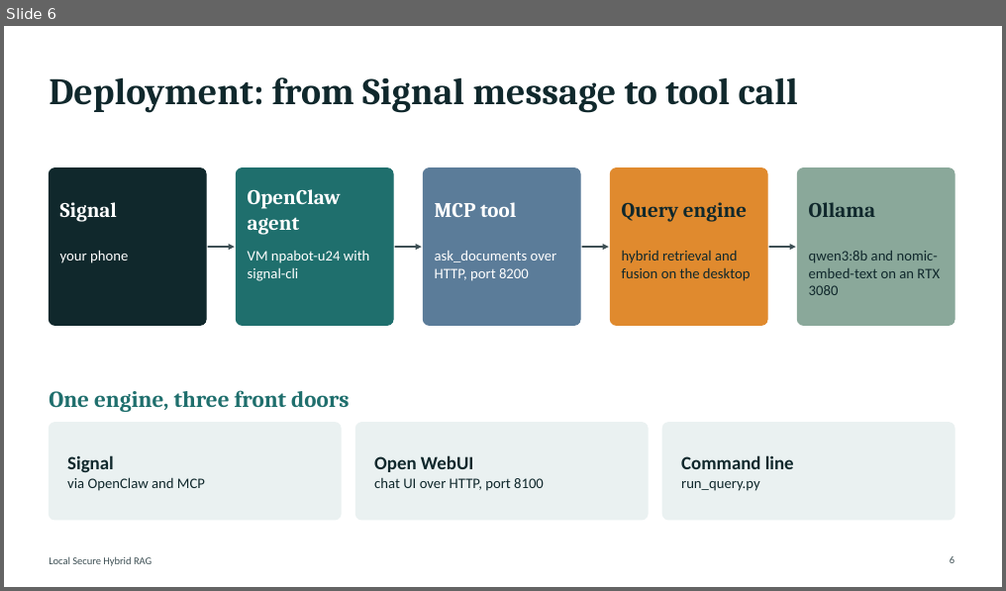
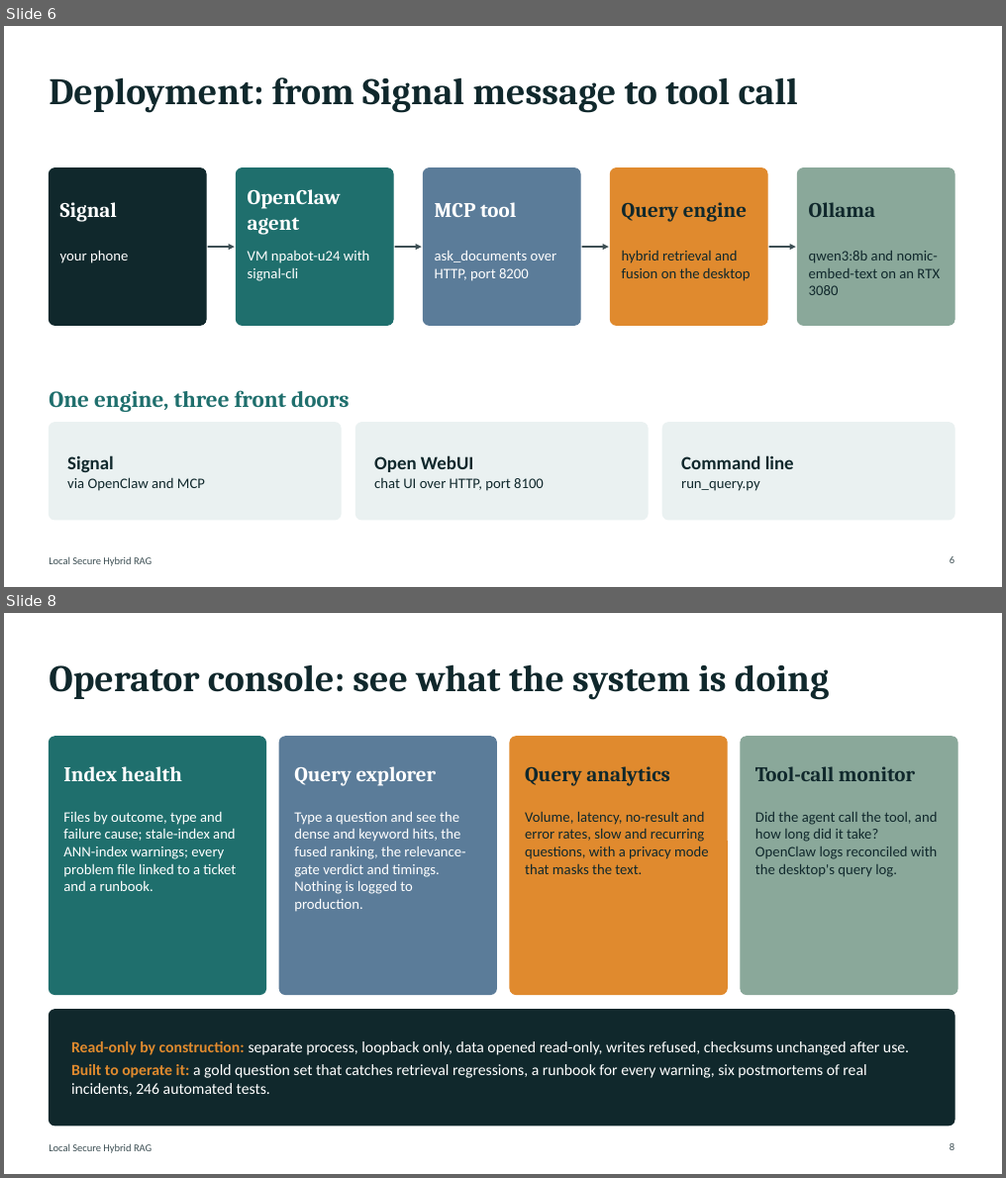
Before and after one commit to npwa/hybrid_rag, a slide deck: Doc/Hybrid_RAG_overview.pptx. Shown one above the other, each under a label of ours: slide 6 before the commit, slides 6 and 8 after it; the slides between them are not shown. The pictures are 1006x591 and 1006x1178 pixels, drawn with LibreOffice and Linux fonts; fonts in the diff are those of the drawing. Boxes give left, top, right and bottom in pixels: in the first picture for what was removed or moved away, otherwise in the second. Text is boxed around its words. In the diff, an @@ line names an element or a change of style, - is before the commit and + after.

Commit message:
Update overview deck: operator console slide, refreshed status

```diff
--- a/Doc/Hybrid_RAG_overview.pptx
+++ b/Doc/Hybrid_RAG_overview.pptx
@@ slide 8 added at bbox=[4, 613, 1002, 1174], background #FFFFFF; not listed: 1 template element that a slide beside it also shows @@
@@ title added at bbox=[49, 664, 829, 700], 36 pt, text #10282C, bold @@
+Operator console: see what the system is doing
@@ rounded rectangle added at bbox=[49, 737, 266, 995], fill #1F6F6D, outline #1F6F6D 1 pt @@
@@ rounded rectangle added at bbox=[279, 737, 497, 995], fill #5B7C99, outline #5B7C99 1 pt @@
@@ rounded rectangle added at bbox=[510, 737, 727, 995], fill #E08A2E, outline #E08A2E 1 pt @@
@@ rounded rectangle added at bbox=[741, 737, 957, 995], fill #8AA89A, outline #8AA89A 1 pt @@
@@ text added at bbox=[63, 766, 182, 781], 20 pt, text #FFFFFF, bold @@
+Index health
@@ text added at bbox=[294, 766, 437, 786], 20 pt, text #FFFFFF, bold @@
+Query explorer
@@ text added at bbox=[525, 766, 670, 786], 20 pt, text #10282C, bold @@
+Query analytics
@@ text added at bbox=[755, 766, 915, 781], 20 pt, text #10282C, bold @@
+Tool-call monitor
@@ text added at bbox=[63, 812, 236, 891], 14 pt, text #FFFFFF @@
+Files by outcome, type and failure cause; stale-index and ANN-index warnings; every problem file linked to a ticket and a runbook.
@@ text added at bbox=[294, 812, 465, 912], 14 pt, text #FFFFFF @@
+Type a question and see the dense and keyword hits, the fused ranking, the relevance-gate verdict and timings. Nothing is logged to production.
@@ text added at bbox=[525, 811, 709, 874], 14 pt, text #10282C @@
+Volume, latency, no-result and error rates, slow and recurring questions, with a privacy mode that masks the text.
@@ text added at bbox=[755, 812, 938, 877], 14 pt, text #10282C @@
+Did the agent call the tool, and how long did it take? OpenClaw logs reconciled with the desktop's query log.
@@ rounded rectangle added at bbox=[49, 1010, 954, 1126], fill #10282C, outline #10282C 1 pt @@
@@ text added at bbox=[71, 1042, 909, 1096], 15 pt, text #FFFFFF @@
+Read-only by construction: separate process, loopback only, data opened read-only, writes refused, checksums unchanged after use.
+Built to operate it: a gold question set that catches retrieval regressions, a runbook for every warning, six postmortems of real incidents, 246 automated tests.
@@ page number added at bbox=[949, 1144, 954, 1151], 10 pt, text #3D4F54 @@
+8
```
Also in this commit, not shown: 1 slide changed.
